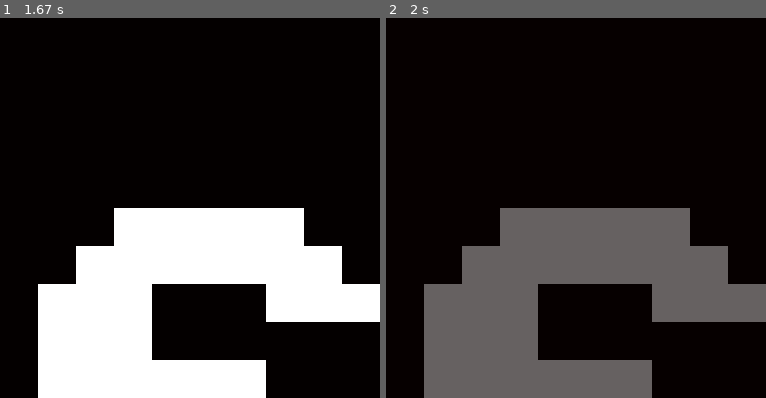
Above: before the commit, frames 1-2 (left to right).
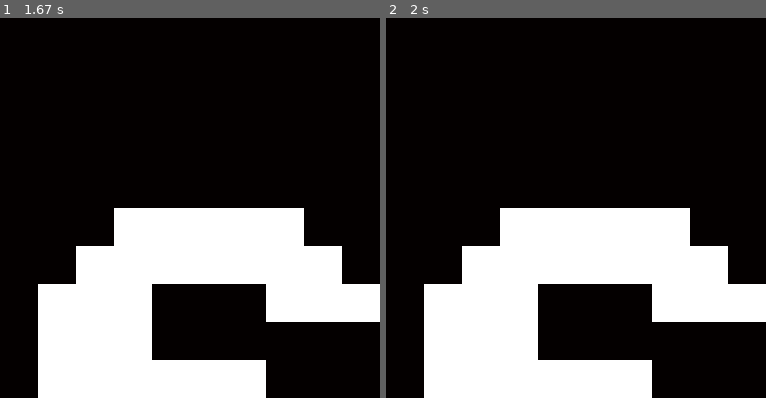
Above: after the commit, the same moments.

Repository: X3nom/Snake--pygame-
Game: pygame game, started from Snake.py
Same seed, same stepped clock (60 frames per second), same inputs: the game is played once before the commit and once after it.
Inputs:
- Up to frame 1 (1.67 s): type "10 (at the terminal prompt)" at 0 s; tap Space at 0.33 s; hold D 0.67-1.13 s; hold W 1.17-1.63 s
- Up to frame 2 (2 s): no input

Frame 1 is identical in both runs. In frame 2, 27% of the frame differs, in the area x 10-100%, y 50-100%.

Commit message:
Update Snake.py

Diff:
--- a/Snake.py
+++ b/Snake.py
@@ -64,11 +64,12 @@
     head_pos = [screen.get_size()[0]/2,screen.get_size()[1]/2]
     body_pos = [head_pos]
     head_rotation = 0
+    head_rotation_lock = 0
     event_clock = 0
     apple_pos = [random.randint(0,19)*sprite_size[0],random.randint(0,19)*sprite_size[1]]
     died = False
-    border_kill = True
-    speed = 6
+    border_kill = False
+    speed = 4
     difficulty = 0
 
     while died == False: #                     >>> Game Loop <<<
@@ -101,9 +102,9 @@
 
             head_pos = [x + y*sprite_size[0] for (x, y) in zip(head_pos, direction)]
             direction_lock = direction
-
-            #head = pygame.transform.rotate(head,)
-
+            if head_rotation != head_rotation_lock:
+                head = pygame.transform.rotate(head,head_rotation-head_rotation_lock)
+                head_rotation_lock = head_rotation
 
             #checks if colided with body
             for part in body_pos:
@@ -146,15 +147,19 @@
             if event.type == pygame.KEYDOWN:
                 if event.key == pygame.K_w and direction_lock != [0,1]:
                     direction = [0,-1]
+                    head_rotation = 0
                     w = True
                 if event.key == pygame.K_s and direction_lock != [0,-1]:
                     direction = [0,1]
+                    head_rotation = 180
                     s = True
                 if event.key == pygame.K_a and direction_lock != [1,0]:
                     direction = [-1,0]
+                    head_rotation = 90
                     a = True
                 if event.key == pygame.K_d and direction_lock != [-1,0]:
                     direction = [1,0]
+                    head_rotation = 270
                     d = True
 
 
